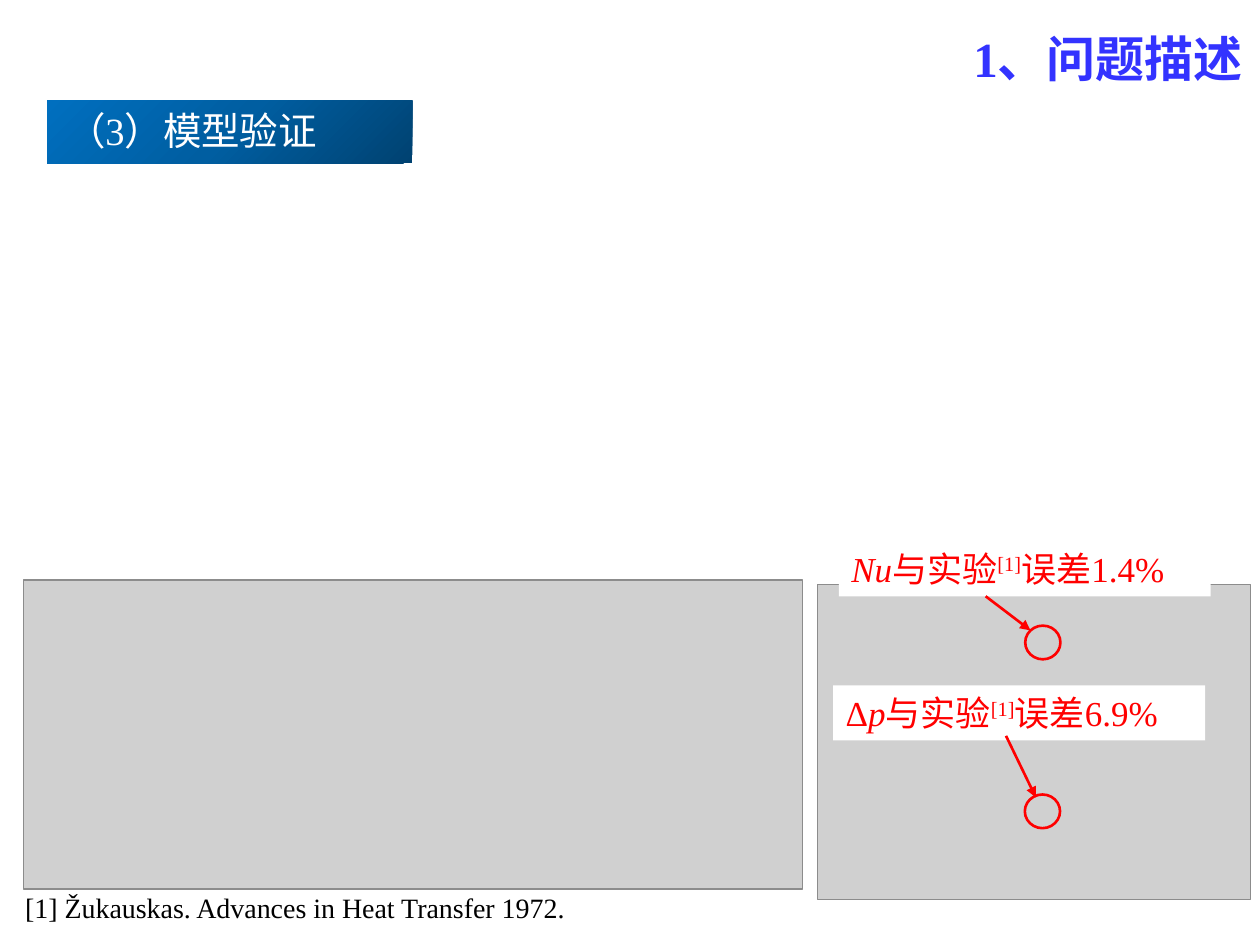
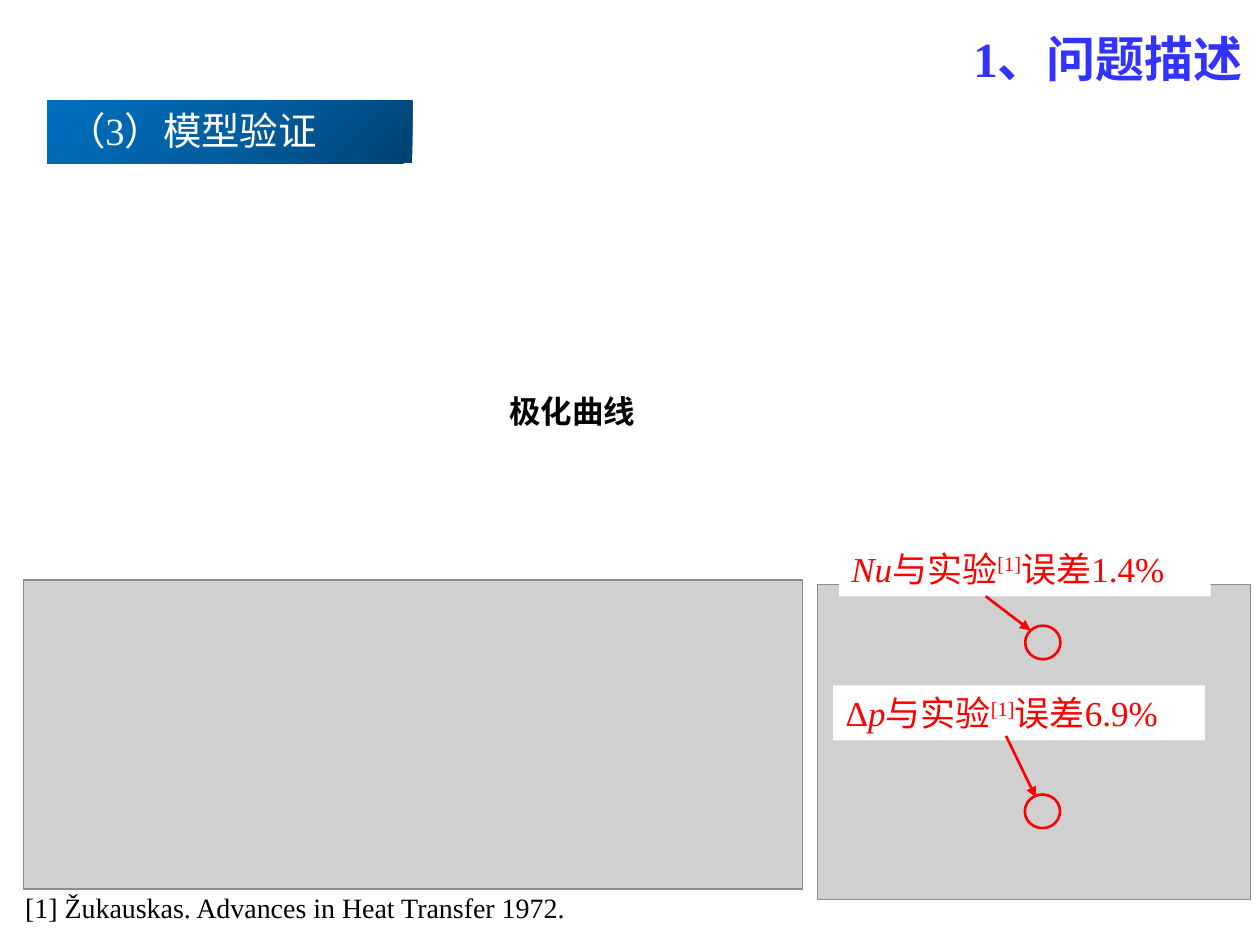
Before and after one commit to PaperStrange/ResearchRecorder, a slide deck: slide 9 of Report notes/GDL_PorosityDistribution.pptx (slide 7 before the commit). Drawn at 1260x945 pixels with LibreOffice and Linux fonts; fonts in the diff are those of the drawing; grey boxes stand for pictures. Boxes give left, top, right and bottom in pixels: in the first picture for what was removed or moved away, otherwise in the second. Text is boxed around its words. In the diff, an @@ line names an element or a change of style, - is before the commit and + after.

```diff
--- a/Report notes/GDL_PorosityDistribution.pptx
+++ b/Report notes/GDL_PorosityDistribution.pptx
@@ text added at (509, 396, 635, 426), 18 pt, text #000000, bold @@
+极化曲线
```
Also in this commit, not shown: 7 other slides changed, 5 slides added, 2 slides removed.
